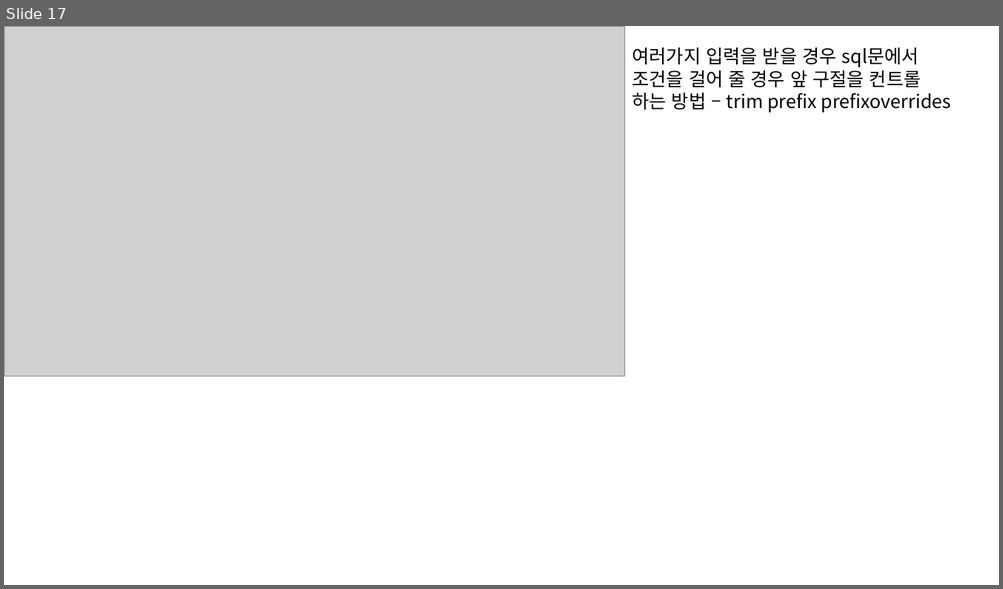
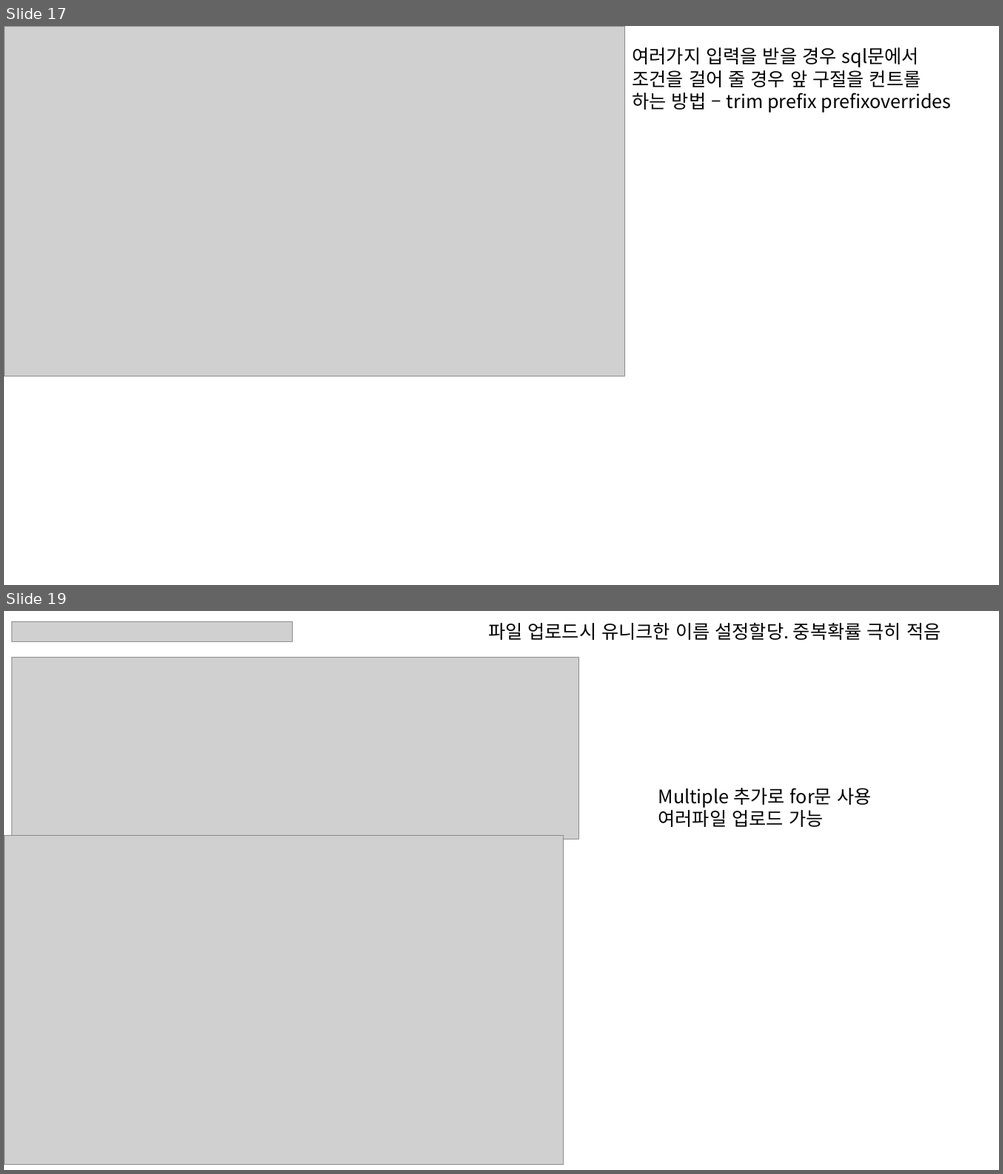
Before and after one commit to HSungJun/AfterSemi, a slide deck: STSWorkspace/Spring.pptx. Shown one above the other, each under a label of ours: slide 17 before the commit, slides 17 and 19 after it; the slides between them are not shown. The pictures are 1003x589 and 1003x1174 pixels, drawn with LibreOffice and Linux fonts; fonts in the diff are those of the drawing; grey boxes stand for pictures. Boxes give left, top, right and bottom in pixels: in the first picture for what was removed or moved away, otherwise in the second. Text is boxed around its words. In the diff, an @@ line names an element or a change of style, - is before the commit and + after.

```diff
--- a/STSWorkspace/Spring.pptx
+++ b/STSWorkspace/Spring.pptx
@@ slide 19 added at (4, 611, 999, 1170), background #FFFFFF @@
@@ picture added at (11, 622, 292, 641) @@
@@ text added at (488, 623, 940, 640), 18 pt, text #000000 @@
+파일 업로드시 유니크한 이름 설정할당. 중복확률 극히 적음
@@ picture added at (11, 658, 578, 840) @@
@@ text added at (658, 788, 871, 827), 18 pt, text #000000 @@
+Multiple 추가로 for문 사용
+여러파일 업로드 가능
@@ picture added at (5, 836, 563, 1165) @@
```
Also in this commit, not shown: 2 other slides added, 56 other files.
